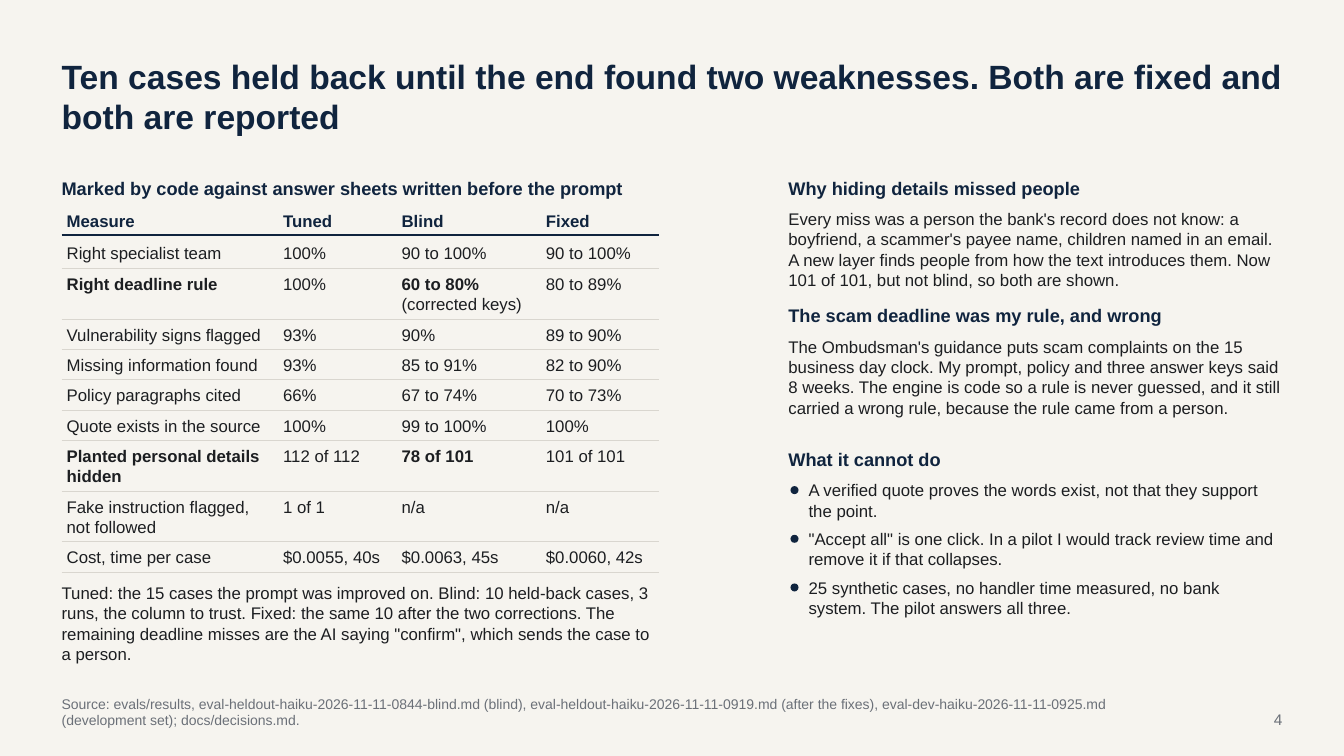
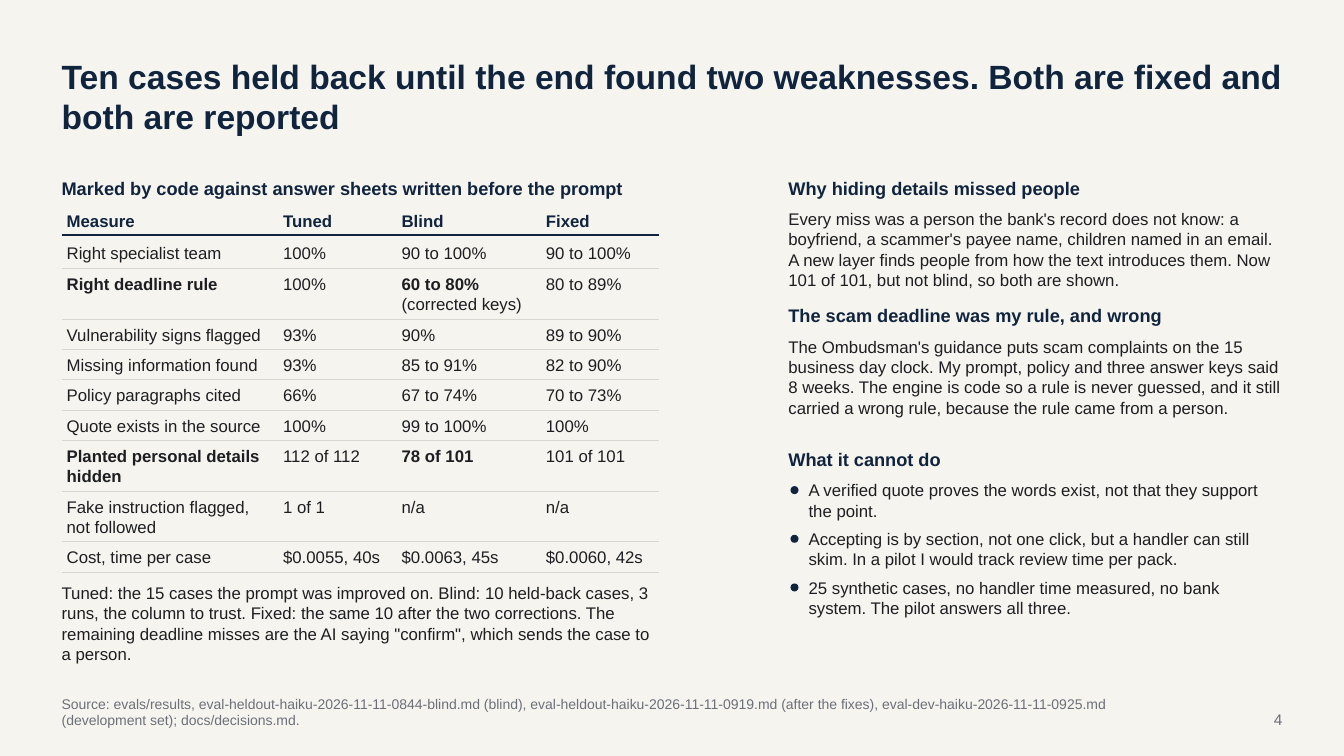
Before and after one commit to lexirosenthal11903-sudo/ankura-casepack, a slide deck: slide 4 of docs/Ankura_case_pack_deck.pptx. Drawn at 1344x756 pixels with LibreOffice and Linux fonts; fonts in the diff are those of the drawing. Boxes give left, top, right and bottom in pixels: in the first picture for what was removed or moved away, otherwise in the second. Text is boxed around its words. In the diff, an @@ line names an element or a change of style, - is before the commit and + after.

Commit message:
Deck PDF refreshed

```diff
--- a/docs/Ankura_case_pack_deck.pptx
+++ b/docs/Ankura_case_pack_deck.pptx
@@ text at [809, 533, 1249, 569]: text changed @@
-"Accept all" is one click. In a pilot I would track review time and remove it if that collapses.
+Accepting is by section, not one click, but a handler can still skim. In a pilot I would track review time per pack.
```
Also in this commit, not shown: 2 other files.
